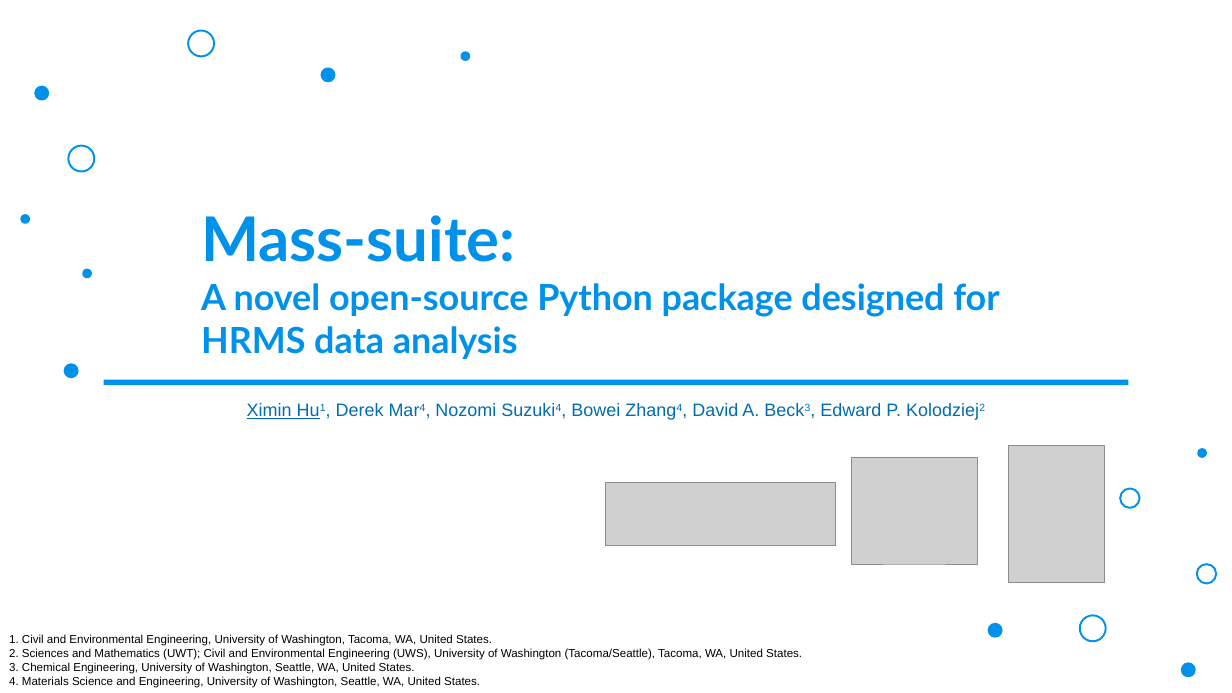
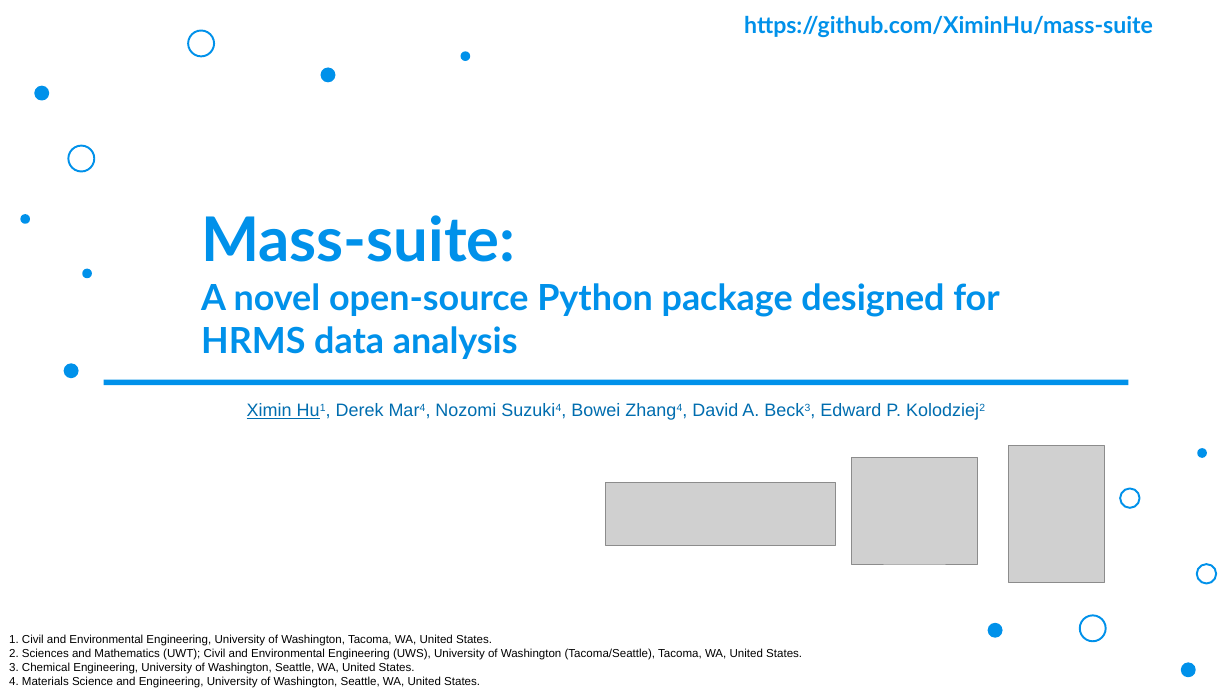
Before and after one commit to XiminHu/mass-suite, a slide deck: slide 1 of doc/20210326 ACS presentation.pptx. Drawn at 1232x693 pixels with LibreOffice and Linux fonts; fonts in the diff are those of the drawing; grey boxes stand for pictures; background and template pictures are left out. Boxes give left, top, right and bottom in pixels: in the first picture for what was removed or moved away, otherwise in the second. Text is boxed around its words. In the diff, an @@ line names an element or a change of style, - is before the commit and + after.

```diff
--- a/doc/20210326 ACS presentation.pptx
+++ b/doc/20210326 ACS presentation.pptx
@@ text added at <box>744,15,1153,37</box>, 18 pt, text #0091EA, bold @@
+  https://github.com/XiminHu/mass-suite
```
Also in this commit, not shown: 16 other slides changed, 1 slide added, 1 slide removed, 22 other files.
